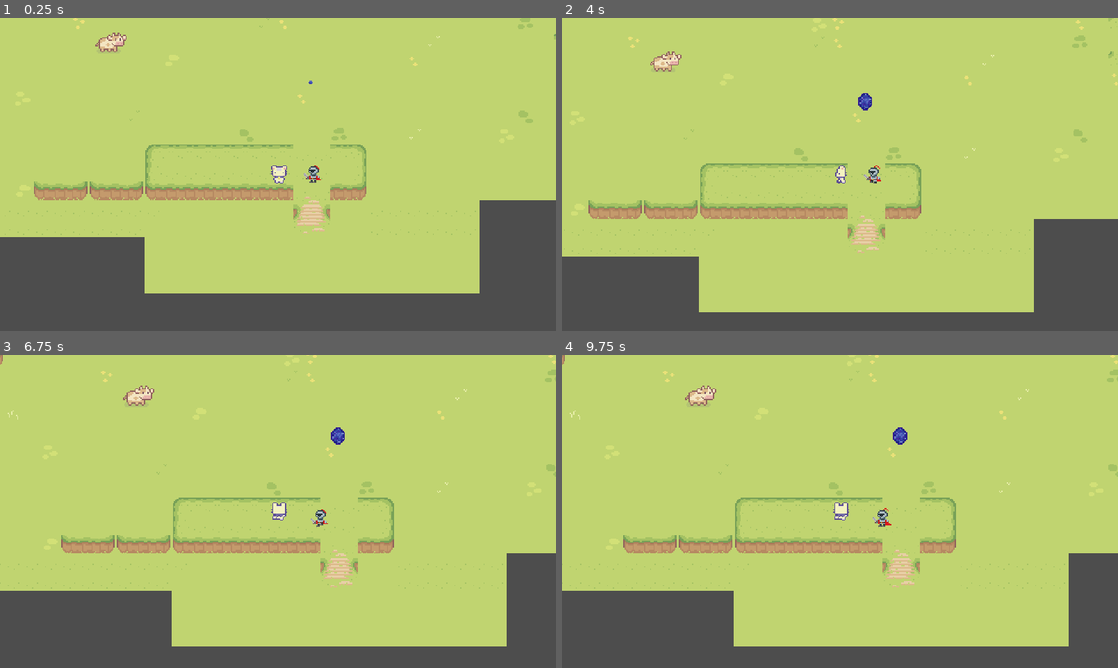
Above: before the commit, frames 1-4 (two rows, left to right).
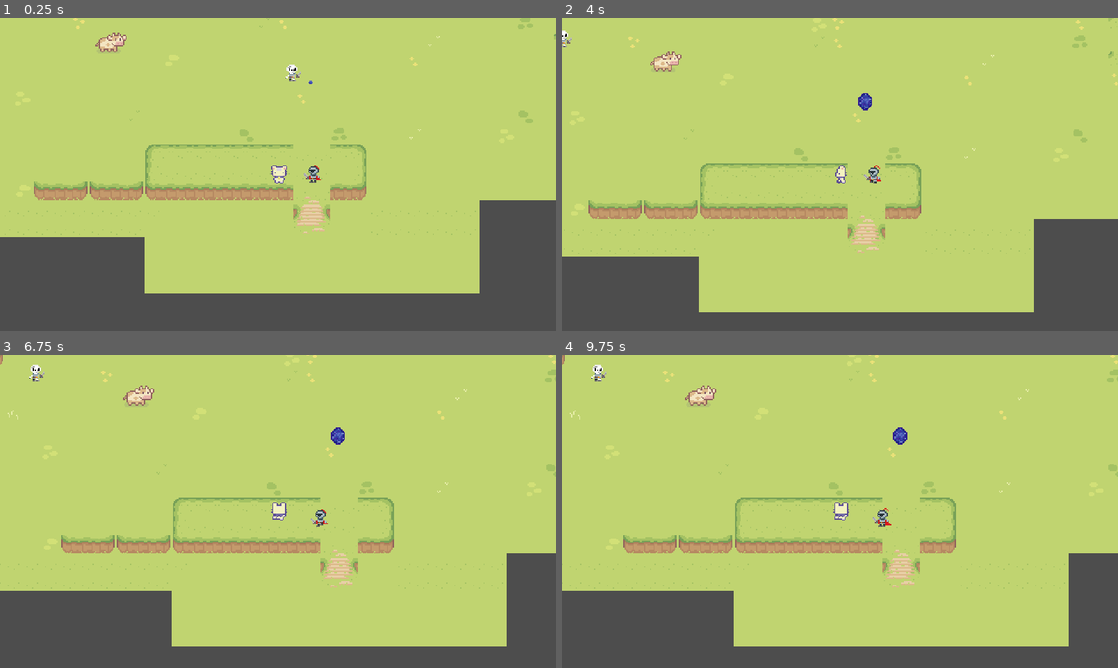
Above: after the commit, the same moments.

Repository: rockgem/GamesFleadh24
Game: Godot game, scene res://Level/game_level.tscn
Two runs of this game, one before a commit and one after it. Both use one fixed random seed, a clock stepped at 60 frames per second and the inputs below.
Inputs (mouse positions are in pixels of both pictures, inside the frame that each line leads up to):
- Up to frame 1 (0.25 s): no input
- Up to frame 2 (4 s): move the mouse to (962, 158) at 0.52 s; press the mouse at (962, 158) at 0.53 s; hold D (right) 0.53-1.28 s; move the mouse to (728, 190) at 1.27 s; release the mouse at (728, 190) at 1.28 s; hold S (down) 1.28-2.03 s; tap Space (space) at 1.35 s; move the mouse to (895, 105) at 2.02 s; hold D (right) 2.03-2.78 s; tap F (use) at 2.1 s; move the mouse to (812, 237) at 2.77 s; hold W (up) 2.78-3.53 s; click (812, 237) at 2.85 s; tap Enter at 3.5 s; move the mouse to (1006, 221) at 3.52 s; hold A (left) from 3.53 s (still down); hold Space (space) from 3.53 s (still down)
- Up to frame 3 (6.75 s): move the mouse to (111, 464) at 4.27 s; release Space (space) at 4.28 s; tap F (use) at 4.35, 6.6 s; move the mouse to (305, 511) at 5.02 s; release A (left) at 5.03 s; press the mouse at (305, 511) at 5.03 s; hold S (down) 5.03-5.78 s; tap Space (space) at 5.75, 5.85 s; move the mouse to (194, 433) at 5.77 s; release the mouse at (194, 433) at 5.78 s; hold D (right) 5.78-6.53 s; move the mouse to (400, 495) at 6.52 s; hold W (up) from 6.53 s (still down)
- Up to frame 4 (9.75 s): tap Enter at 7.25 s; move the mouse to (728, 527) at 7.27 s; release W (up) at 7.28 s; hold D (right) 7.28-8.03 s; click (728, 527) at 7.35 s; move the mouse to (895, 442) at 8.02 s; hold S (down) 8.03-8.78 s; hold Space (space) 8.03-8.78 s; move the mouse to (812, 574) at 8.77 s; hold A (left) 8.78-9.53 s; tap F (use) at 8.85 s; move the mouse to (1006, 558) at 9.52 s; press the mouse at (1006, 558) at 9.53 s; hold W (up) from 9.53 s (still down)

The runs differ from the first frame. In frame 1, less than 0.1% of the frame differs, in the area x 51-55%, y 14-21%; in frame 2, less than 0.1%; in frame 3, less than 0.1%; in frame 4, less than 0.1%, in the area x 5-8%, y 3-9%.

Commit message:
Skeleton npc sort of works it can detect player but for some reason tps to corner of map immediately

Diff:
--- a/Art/portal.tscn
+++ b/Art/portal.tscn
@@ -109,9 +109,11 @@
 physics_material_override = SubResource("PhysicsMaterial_5dkc4")
 
 [node name="PortalCollision" type="CollisionShape2D" parent="StaticBody2D"]
+visible = false
 shape = SubResource("CapsuleShape2D_l8cq3")
 
 [node name="PortalInteract" type="CollisionShape2D" parent="."]
+visible = false
 shape = SubResource("CapsuleShape2D_f0rky")
 
 [node name="AnimationPlayer" type="AnimationPlayer" parent="."]
--- /dev/null
+++ b/Characters/Enemies/skeleton.gd
@@ -0,0 +1,12 @@
+extends Node2D
+var speed = 25
+var player = null
+var chase = false
+func _physics_process(delta):
+	if chase == true:
+		position += (player.position - position)/speed
+
+
+func _on_area_2d_body_entered(body:PhysicsBody2D):
+	player = body
+	chase = true
--- a/Characters/Enemies/skeleton.tscn
+++ b/Characters/Enemies/skeleton.tscn
@@ -1,9 +1,7 @@
-[gd_scene load_steps=8 format=3 uid="uid://7jtmd4tibdeb"]
+[gd_scene load_steps=10 format=3 uid="uid://7jtmd4tibdeb"]
 
+[ext_resource type="Script" path="res://Characters/Enemies/skeleton.gd" id="1_78eto"]
 [ext_resource type="Texture2D" uid="uid://c1wkenqp2crac" path="res://Art/Skeleton-Sheet.png" id="1_a38lw"]
-
-[sub_resource type="RectangleShape2D" id="RectangleShape2D_amr4k"]
-size = Vector2(14, 14)
 
 [sub_resource type="Animation" id="Animation_xekxf"]
 resource_name = "Attack"
@@ -13,7 +11,7 @@
 tracks/0/type = "value"
 tracks/0/imported = false
 tracks/0/enabled = true
-tracks/0/path = NodePath("Area2D/Skeleton-sheet:frame")
+tracks/0/path = NodePath("Skeleton-sheet:frame")
 tracks/0/interp = 1
 tracks/0/loop_wrap = true
 tracks/0/keys = {
@@ -31,7 +29,7 @@
 tracks/0/type = "value"
 tracks/0/imported = false
 tracks/0/enabled = true
-tracks/0/path = NodePath("Area2D/Skeleton-sheet:frame")
+tracks/0/path = NodePath("Skeleton-sheet:frame")
 tracks/0/interp = 1
 tracks/0/loop_wrap = true
 tracks/0/keys = {
@@ -46,7 +44,7 @@
 tracks/0/type = "value"
 tracks/0/imported = false
 tracks/0/enabled = true
-tracks/0/path = NodePath("Area2D/Skeleton-sheet:frame")
+tracks/0/path = NodePath("Skeleton-sheet:frame")
 tracks/0/interp = 1
 tracks/0/loop_wrap = true
 tracks/0/keys = {
@@ -64,7 +62,7 @@
 tracks/0/type = "value"
 tracks/0/imported = false
 tracks/0/enabled = true
-tracks/0/path = NodePath("Area2D/Skeleton-sheet:frame")
+tracks/0/path = NodePath("Skeleton-sheet:frame")
 tracks/0/interp = 1
 tracks/0/loop_wrap = true
 tracks/0/keys = {
@@ -82,15 +80,16 @@
 "Walking": SubResource("Animation_jqxrx")
 }
 
+[sub_resource type="CircleShape2D" id="CircleShape2D_73kic"]
+radius = 35.3553
+
+[sub_resource type="RectangleShape2D" id="RectangleShape2D_amr4k"]
+size = Vector2(14, 14)
+
 [node name="Skeleton" type="Node2D"]
+script = ExtResource("1_78eto")
 
-[node name="Area2D" type="Area2D" parent="."]
-
-[node name="CollisionShape2D" type="CollisionShape2D" parent="Area2D"]
-position = Vector2(0, 1)
-shape = SubResource("RectangleShape2D_amr4k")
-
-[node name="Skeleton-sheet" type="Sprite2D" parent="Area2D"]
+[node name="Skeleton-sheet" type="Sprite2D" parent="."]
 texture = ExtResource("1_a38lw")
 hframes = 21
 
@@ -99,4 +98,15 @@
 "": SubResource("AnimationLibrary_xvgyl")
 }
 
-[node name="AnimationTree" type="AnimationTree" parent="."]
+[node name="Area2D" type="Area2D" parent="."]
+
+[node name="AreaDetection" type="CollisionShape2D" parent="Area2D"]
+shape = SubResource("CircleShape2D_73kic")
+
+[node name="SkeletonBody" type="StaticBody2D" parent="."]
+
+[node name="CollisionShape2D" type="CollisionShape2D" parent="SkeletonBody"]
+position = Vector2(0, 1)
+shape = SubResource("RectangleShape2D_amr4k")
+
+[connection signal="body_entered" from="Area2D" to="." method="_on_area_2d_body_entered"]
--- a/Level/game_level.tscn
+++ b/Level/game_level.tscn
@@ -10,6 +10,7 @@
 [ext_resource type="PackedScene" uid="uid://bg5xsnf1vb3aj" path="res://Characters/cow_1.tscn" id="8_kwush"]
 [ext_resource type="PackedScene" uid="uid://c6ct8uvratg22" path="res://Characters/knight.tscn" id="9_dqsew"]
 [ext_resource type="PackedScene" uid="uid://cuyofhu0lkiht" path="res://Art/portal.tscn" id="10_8q2p5"]
+[ext_resource type="PackedScene" uid="uid://7jtmd4tibdeb" path="res://Characters/Enemies/skeleton.tscn" id="11_y0rle"]
 
 [sub_resource type="TileSetAtlasSource" id="TileSetAtlasSource_oepm5"]
 texture = ExtResource("2_8il1s")
@@ -891,9 +892,13 @@
 
 [node name="Cow1" parent="." instance=ExtResource("8_kwush")]
 position = Vector2(87, 16)
+collision_layer = 2
 
 [node name="Knight" parent="." instance=ExtResource("9_dqsew")]
 position = Vector2(261, 133)
 
 [node name="Portal" parent="." instance=ExtResource("10_8q2p5")]
 position = Vector2(259, 55)
+
+[node name="Skeleton" parent="." instance=ExtResource("11_y0rle")]
+position = Vector2(432, 81)
Not shown: 1 places in Level/game_level.tscn that only renumber resources
